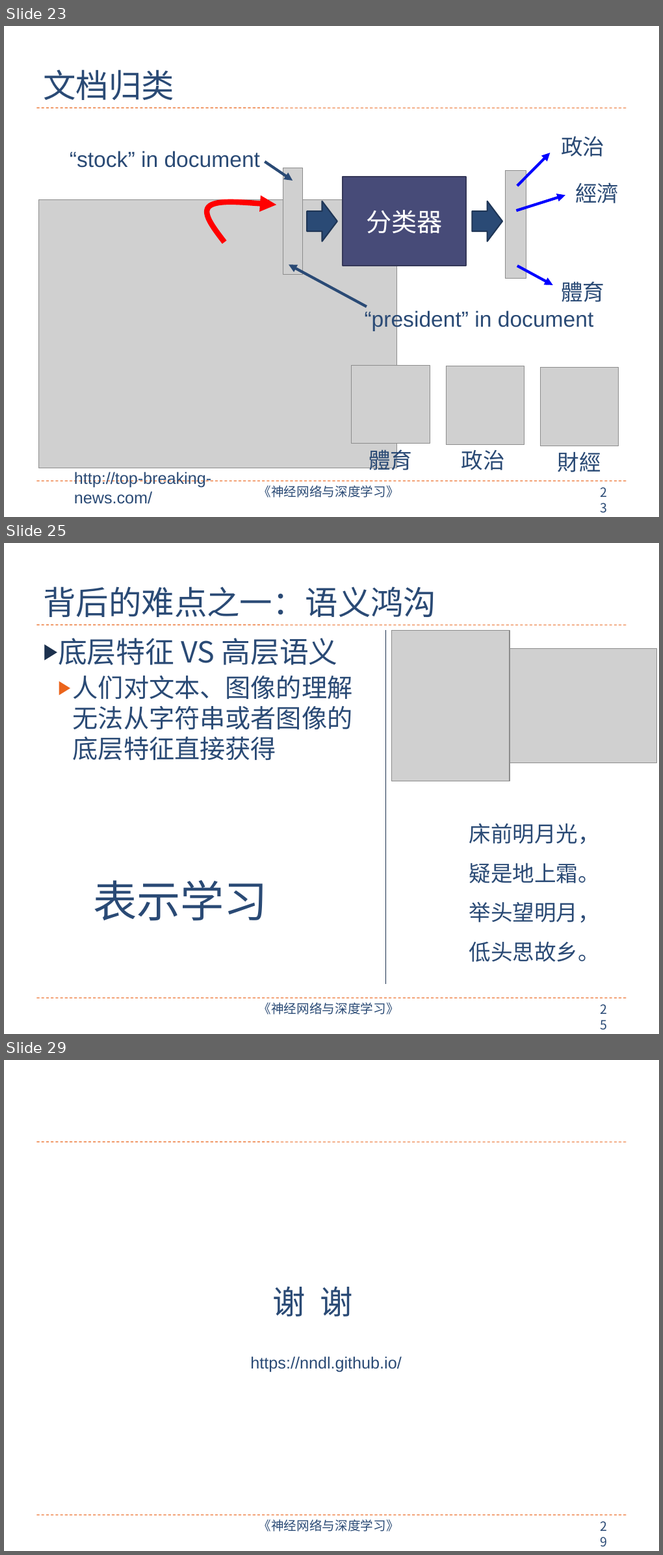
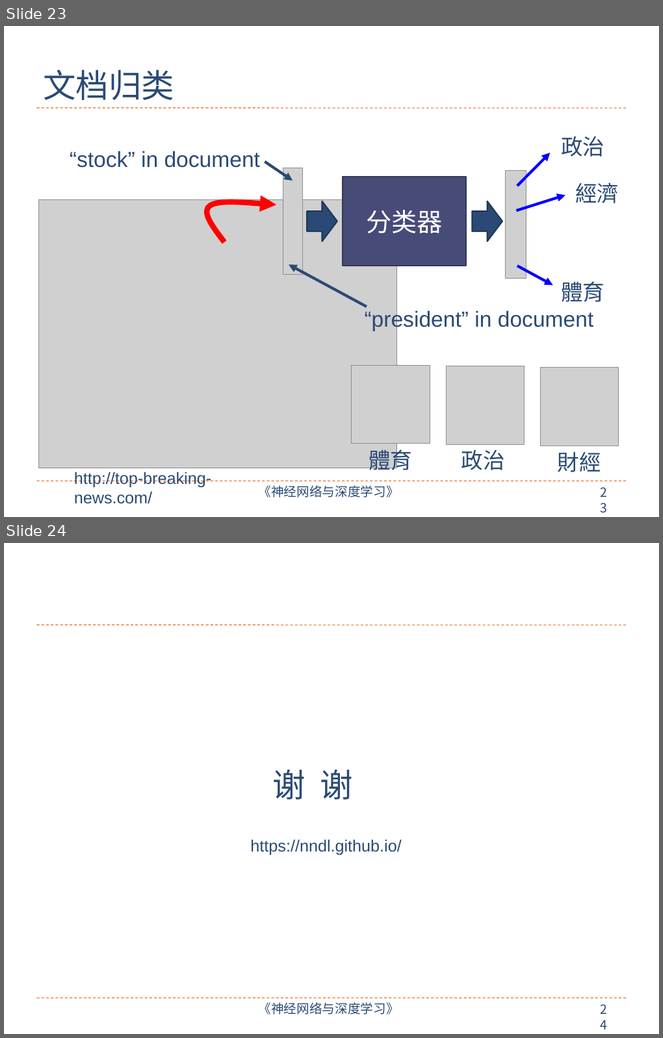
Before and after one commit to nndl/nndl.github.io, a slide deck: ppt/chap-线性模型.pptx. Shown one above the other, each under a label of ours: slides 23, 25 and 29 before the commit, slides 23 and 24 after it; the slides between them are not shown. The pictures are 663x1555 and 663x1038 pixels, drawn with LibreOffice and Linux fonts; fonts in the diff are those of the drawing; grey boxes stand for pictures. Boxes give left, top, right and bottom in pixels: in the first picture for what was removed or moved away, otherwise in the second. Text is boxed around its words. In the diff, an @@ line names an element or a change of style, - is before the commit and + after.

```diff
--- a/ppt/chap-线性模型.pptx
+++ b/ppt/chap-线性模型.pptx
@@ slide 25 removed at (4, 543, 659, 1034), background #FFFFFF; not listed: 4 template elements that a slide beside it also shows @@
@@ title removed at (43, 587, 436, 617) @@
-背后的难点之一：语义鸿沟
@@ text removed at (58, 638, 353, 761) @@
-▶ 底层特征 VS 高层语义
-  ▶ 人们对文本、图像的理解无法从字符串或者图像的底层特征直接获得
@@ line removed from (386, 630) to (386, 984) @@
@@ picture removed at (392, 630, 510, 781) @@
@@ picture removed at (510, 648, 657, 763) @@
@@ text removed at (469, 823, 601, 962) @@
-床前明月光，
-疑是地上霜。
-举头望明月，
-低头思故乡。
@@ text removed at (93, 880, 268, 921) @@
-表示学习
@@ what was slide 29 is now slide 24 @@
@@ page number at (594, 999, 621, 1021): text changed @@
-29
+24
```
Also in this commit, not shown: 4 other slides removed, 2 other files.
